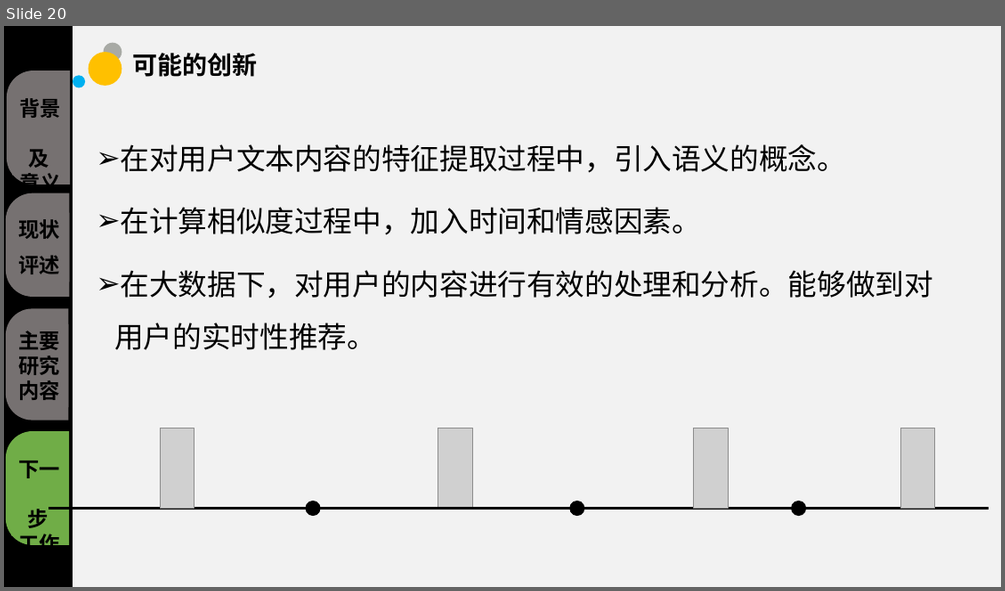
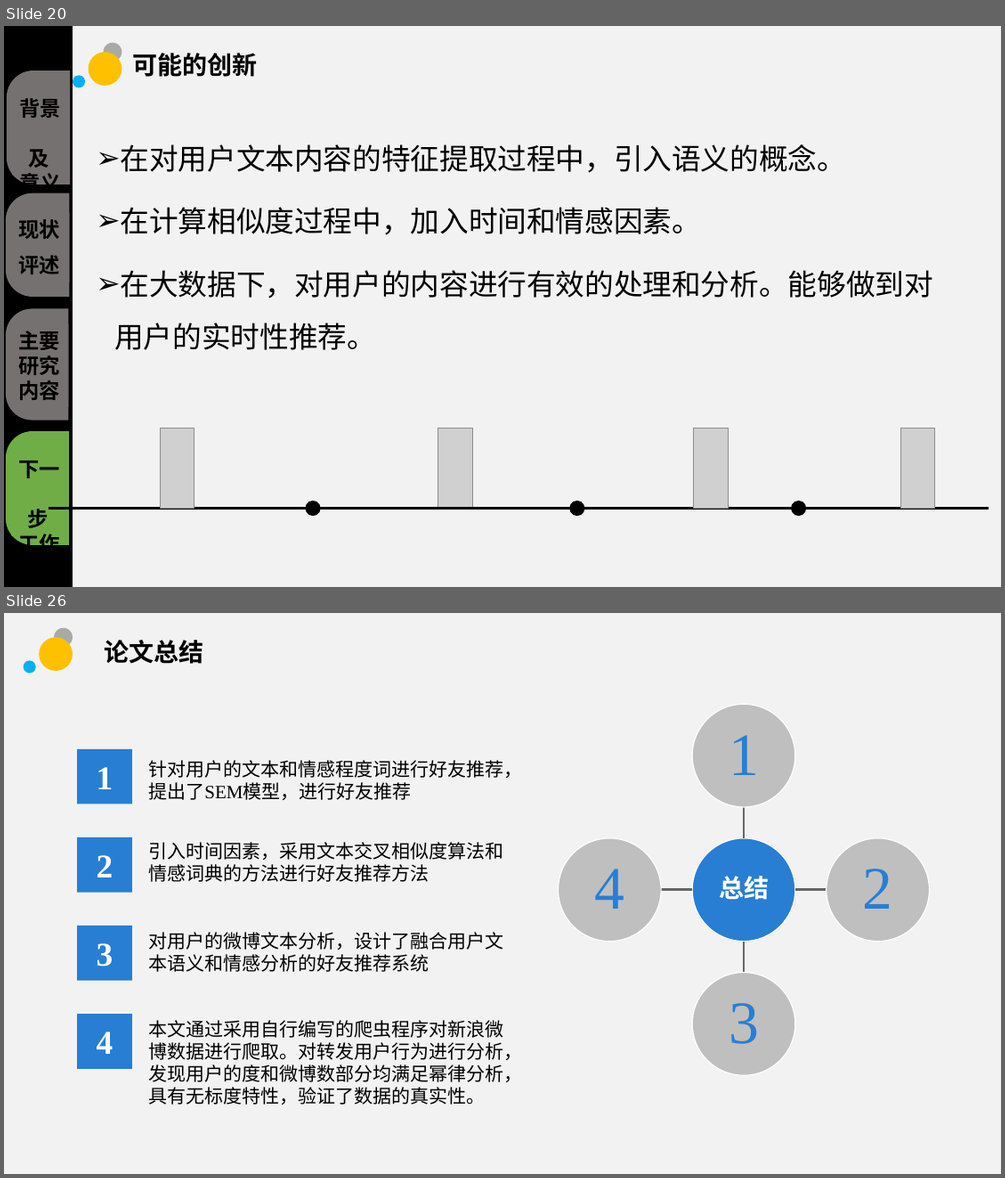
Before and after one commit to sunhongtao/Big_thesis, a slide deck: 毕业答辩/毕业答辩.pptx. Shown one above the other, each under a label of ours: slide 20 before the commit, slides 20 and 26 after it; the slides between them are not shown. The pictures are 1005x591 and 1005x1178 pixels, drawn with LibreOffice and Linux fonts; fonts in the diff are those of the drawing; grey boxes stand for pictures; background and template pictures are left out. Boxes give left, top, right and bottom in pixels: in the first picture for what was removed or moved away, otherwise in the second. Text is boxed around its words. In the diff, an @@ line names an element or a change of style, - is before the commit and + after.

```diff
--- a/毕业答辩/毕业答辩.pptx
+++ b/毕业答辩/毕业答辩.pptx
@@ slide 26 added at (4,613,1001,1174), background #F2F2F2 @@
@@ ellipse added at (39,637,73,671), fill #FFC000 @@
@@ ellipse added at (54,628,73,647), fill #A8AAA5 @@
@@ ellipse added at (24,661,36,674), fill #00B0F0 @@
@@ title added at (104,640,203,664), 24 pt, text #000000, bold @@
+论文总结
@@ freeform shape added at (692,705,795,807), fill #BFBFBF, outline #FFFFFF 1 pt, 58 pt, text #287ED3 @@
+1
@@ rectangle added at (77,749,133,804), fill #287ED3, 32 pt, text #FFFFFF, bold @@
+1
@@ text added at (148,760,522,800), 18 pt, text #000000 @@
+针对用户的文本和情感程度词进行好友推荐，提出了SEM模型，进行好友推荐
@@ freeform shape added at (743,807,745,839), outline #666666 2.25 pt @@
@@ rectangle added at (77,837,133,892), fill #287ED3, 32 pt, text #FFFFFF, bold @@
+2
@@ text added at (148,842,503,882), 18 pt, text #000000 @@
+引入时间因素，采用文本交叉相似度算法和情感词典的方法进行好友推荐方法
@@ freeform shape added at (558,838,662,941), fill #BFBFBF, outline #FFFFFF 1 pt, 58 pt, text #287ED3 @@
+4
@@ freeform shape added at (692,838,795,941), fill #287ED3, outline #FFFFFF 1 pt, 24 pt, text #FFFFFF, bold @@
+总结
@@ freeform shape added at (826,838,930,941), fill #BFBFBF, outline #FFFFFF 1 pt, 58 pt, text #287ED3 @@
+2
@@ freeform shape added at (662,888,693,892), outline #666666 2.25 pt @@
@@ freeform shape added at (795,888,826,892), outline #666666 2.25 pt @@
@@ rectangle added at (77,925,133,981), fill #287ED3, 32 pt, text #FFFFFF, bold @@
+3
@@ text added at (148,932,503,972), 18 pt, text #000000 @@
+对用户的微博文本分析，设计了融合用户文本语义和情感分析的好友推荐系统
@@ freeform shape added at (743,941,745,973), outline #666666 2.25 pt @@
@@ freeform shape added at (692,972,795,1075), fill #BFBFBF, outline #FFFFFF 1 pt, 58 pt, text #287ED3 @@
+3
@@ rectangle added at (77,1013,133,1070), fill #287ED3, 32 pt, text #FFFFFF, bold @@
+4
@@ text added at (148,1020,522,1104), 18 pt, text #000000 @@
+本文通过采用自行编写的爬虫程序对新浪微博数据进行爬取。对转发用户行为进行分析，发现用户的度和微博数部分均满足幂律分析，具有无标度特性，验证了数据的真实性。
```
Also in this commit, not shown: 4 slides changed, 5 other slides added, 1 slide removed, 2 other files.
